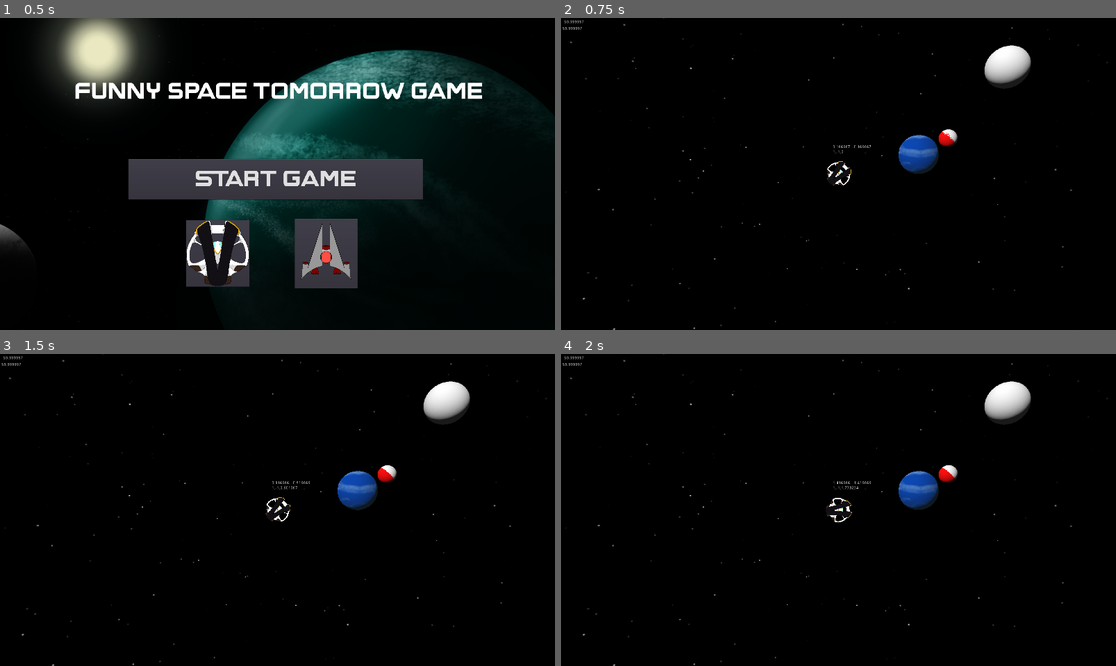
Above: before the commit, frames 1-4 (two rows, left to right).
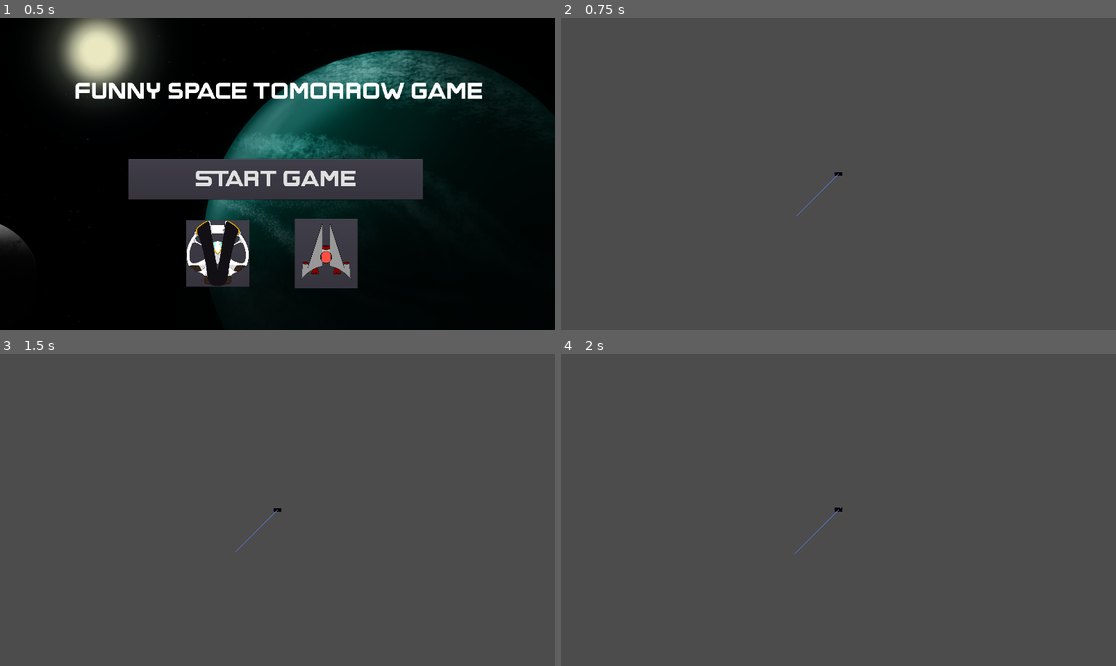
Above: after the commit, the same moments.

Repository: Muxed0/project_tomorrow
Game: Godot game, scene res://ui/main_menu/main_menu.tscn
The game is run twice, just before and just after one commit, with the same random seed, the same clock (stepped at 60 frames per second) and the same inputs.
Inputs:
- Up to frame 1 (0.5 s): no input
- Up to frame 2 (0.75 s): click "Start Game" at 0.5 s
- Up to frame 3 (1.5 s): tap Enter at 1.25 s; hold D (move_right) from 1.28 s (still down); hold C from 1.28 s (still down)
- Up to frame 4 (2 s): keep holding D (move_right); keep holding C

Frame 1 is identical in both runs. In frame 2, 100% of the frame differs, in the area x 0-100%, y 0-100%; in frame 3, 100%; in frame 4, 100%.
Error before the commit: Division By Zero in operator '/'. (res://world/battle/3d_cam.gd:47)
Error after the commit: Division By Zero in operator '/'. (res://world/battle/3d_cam.gd:44)

Commit message:
Proper yet janky implementation of 3D to 2D tracking

Diff:
--- /dev/null
+++ b/game/testing/debug_vector.gd
@@ -0,0 +1,4 @@
+extends Line2D
+
+func _process(delta):
+	set_point_position(0, $"../player_ship".position)
--- a/game/world/battle/3d_cam.gd
+++ b/game/world/battle/3d_cam.gd
@@ -1,6 +1,6 @@
 extends Camera
 
-export var SPEED_SCALE = 0.00001
+export var SPEED_SCALE = 100000
 
 var radius = 0
 var rot_speed = 0
@@ -25,15 +25,12 @@
 	radius = translation.z
 
 func _process(delta):
-	rot_speed = ship_data.ship_velocity.length()
-
 	#Y is the rotation axis,  Z is the velocity vector in 3D, mapped on the sphere
 	velocity_basis = transform.basis * Basis(Vector3(0,0,1),
 										Vector3(ship_data.ship_velocity.y, ship_data.ship_velocity.x, 0).normalized(),
 										Vector3(-ship_data.ship_velocity.x, ship_data.ship_velocity.y, 0).normalized())
-
-	if rot_speed != 0:
-		rotate(velocity_basis.y, rot_speed * SPEED_SCALE)
+	if ship_data.ship_velocity.length() != 0:
+		rotate(velocity_basis.y, ship_data.ship_velocity.length() / SPEED_SCALE)
 
 	translation.y = - radius * sin(rotation.x)
 	translation.x = radius * cos(rotation.x) * sin(rotation.y)
--- a/game/world/battle/battle_stage_1.gd
+++ b/game/world/battle/battle_stage_1.gd
@@ -2,6 +2,19 @@
 
 var player = 0
 var player_pos = Vector2(0,0)
+var p = 0
+var smo = Vector3(0,0,0)
+var smo2 = 0
+var whatever = Vector2(0,0)
+
+var entity_array = []
+
+func _input(event):
+	if Input.is_key_pressed(KEY_C):
+		if $player_cam.is_current():
+			$debug_2D.current = true
+		elif $debug_2D.is_current():
+			$player_cam.current = true
 
 func _ready():
 	player = get_node("player_ship")
@@ -14,8 +27,26 @@
 	var texture = $"3D_viewport".get_texture()
 	$background.texture = texture
 
+	if entity_array.size():
+		smo = $"3D_viewport/Spatial/3D_cam".translation - entity_array[0].translation
+		#print($"3D_viewport/Spatial/3D_cam".translation.length(),",",entity_array[0].translation.length())
+		#p = smo.length()/2 * asin(smo.length()/(2*7)) * delta * $"3D_viewport/Spatial/3D_cam".SPEED_SCALE
+		smo2 = smo.length()* delta * $"3D_viewport/Spatial/3D_cam".SPEED_SCALE
+		smo = $"3D_viewport/Spatial/3D_cam".transform.basis * smo
+		whatever = Vector2(smo.x,smo.y).normalized()
+		$debug_vector.set_point_position(1,$player_ship.position + Vector2(whatever.x * smo2, -whatever.y * smo2))
+		$Moon.position = $player_ship.position + Vector2(whatever.x * smo2, -whatever.y * smo2)
+		print(smo.length(),",",Vector2(whatever.x * smo2, -whatever.y * smo2))
+		#print($Moon.position)
+
+
 func _on_3D_cam_wrap_x():
 	$"3D_viewport/3D_scene/3D_cam".rotation.x = 0
 
 func _on_3D_cam_wrap_y():
 	$"3D_viewport/3D_scene/3D_cam".rotation.y = 0
+
+
+func _on_render_box_area_entered(area):
+	entity_array.append(area)
+	#print(entity_array[entity_array.size()-1]," ready to render! ", area.translation)
--- a/game/world/battle/battle_stage_1.tscn
+++ b/game/world/battle/battle_stage_1.tscn
@@ -11,33 +11,41 @@
 [ext_resource path="res://ui/global_label.gd" type="Script" id=9]
 [ext_resource path="res://world/places/3D_place_1.tscn" type="PackedScene" id=10]
 [ext_resource path="res://world/battle/moon01.png" type="Texture" id=11]
+[ext_resource path="res://testing/debug_vector.gd" type="Script" id=12]
 
-[sub_resource type="SphereMesh" id=4]
+[sub_resource type="SphereMesh" id=1]
 radius = 0.25
 height = 0.5
 
-[sub_resource type="CylinderShape" id=7]
+[sub_resource type="CylinderShape" id=2]
 radius = 7.0
-height = 0.3
+height = 14.0
 
-[sub_resource type="SpatialMaterial" id=1]
+[sub_resource type="SpatialMaterial" id=3]
 albedo_color = Color( 1, 0, 0, 1 )
 
-[sub_resource type="SphereMesh" id=2]
-material = SubResource( 1 )
+[sub_resource type="SphereMesh" id=4]
+material = SubResource( 3 )
 radius = 0.25
 height = 0.5
 
-[sub_resource type="CapsuleMesh" id=3]
+[sub_resource type="CapsuleMesh" id=5]
 radius = 0.1
 mid_height = 10.0
 
-[sub_resource type="CapsuleMesh" id=5]
+[sub_resource type="CapsuleMesh" id=6]
 radius = 0.1
 mid_height = 7.0
 
-[sub_resource type="CubeMesh" id=6]
+[sub_resource type="CubeMesh" id=7]
 size = Vector3( 0.1, 10, 10 )
+
+[sub_resource type="SphereMesh" id=8]
+radius = 7.0
+height = 14.0
+
+[sub_resource type="CircleShape2D" id=9]
+radius = 8000.0
 
 [node name="battle_stage_1" type="Node2D"]
 script = ExtResource( 3 )
@@ -55,44 +63,50 @@
 transform = Transform( 1, 0, 0, 0, 1, 0, 0, 0, 1, 0, 0, 7 )
 current = true
 script = ExtResource( 7 )
+SPEED_SCALE = 836850
 
 [node name="debug_spaceship" type="MeshInstance" parent="3D_viewport/Spatial/3D_cam"]
-mesh = SubResource( 4 )
+transform = Transform( 1, 0, 0, 0, 1, 0, 0, 0, 1, 0, 0, -0.71 )
+visible = false
+mesh = SubResource( 1 )
 material/0 = null
 
-[node name="render_plane" type="Area" parent="3D_viewport/Spatial/3D_cam"]
+[node name="render_box" type="Area" parent="3D_viewport/Spatial/3D_cam"]
 
-[node name="CollisionShape" type="CollisionShape" parent="3D_viewport/Spatial/3D_cam/render_plane"]
-transform = Transform( -4.37114e-08, -1, 0, 1, -4.37114e-08, 0, 0, 0, 1, 0, 0, -7 )
-shape = SubResource( 7 )
+[node name="render_box_shape" type="CollisionShape" parent="3D_viewport/Spatial/3D_cam/render_box"]
+transform = Transform( 1, 0, 0, 0, -4.37114e-08, -1, 0, 1, -4.37114e-08, 0, 0, 0 )
+shape = SubResource( 2 )
 
 [node name="3D_place_1" parent="3D_viewport/Spatial" instance=ExtResource( 10 )]
 
 [node name="debug_indicator" type="MeshInstance" parent="3D_viewport/Spatial"]
-mesh = SubResource( 2 )
+mesh = SubResource( 4 )
 material/0 = null
 
 [node name="debug_pill" type="MeshInstance" parent="3D_viewport/Spatial"]
 visible = false
-mesh = SubResource( 3 )
+mesh = SubResource( 5 )
 material/0 = null
 
 [node name="MeshInstance" type="MeshInstance" parent="3D_viewport/Spatial/debug_pill"]
 transform = Transform( 1, 0, 0, 0, 0, 1, 0, 1, 0, 0, 0, 0 )
-mesh = SubResource( 5 )
+mesh = SubResource( 6 )
 material/0 = null
 
 [node name="debug_cam" type="Camera" parent="3D_viewport/Spatial"]
-transform = Transform( 0.989249, 0, 0.146238, 0, 1, 0, -0.146238, 0, 0.989249, -1.82297, -1, 15.7113 )
-current = true
+transform = Transform( 0.682394, 0, 0.730985, 0, 1, 0, -0.730985, 0, 0.682394, 8.31535, 2.84622, 9.16289 )
 
 [node name="debug_plane" type="MeshInstance" parent="3D_viewport/Spatial"]
 visible = false
-mesh = SubResource( 6 )
+mesh = SubResource( 7 )
+material/0 = null
+
+[node name="debug_rail" type="MeshInstance" parent="3D_viewport/Spatial"]
+visible = false
+mesh = SubResource( 8 )
 material/0 = null
 
 [node name="player_cam" type="Camera2D" parent="."]
-current = true
 
 [node name="debug_ui" type="Control" parent="player_cam"]
 margin_right = 40.0
@@ -156,7 +170,22 @@
 position = Vector2( 2000, -2000 )
 texture = ExtResource( 11 )
 
+[node name="play_area" type="Area2D" parent="."]
+
+[node name="play_area_shape" type="CollisionShape2D" parent="play_area"]
+position = Vector2( 0, -7.55103 )
+shape = SubResource( 9 )
+
+[node name="debug_2D" type="Camera2D" parent="."]
+current = true
+zoom = Vector2( 100, 100 )
+
+[node name="debug_vector" type="Line2D" parent="."]
+points = PoolVector2Array( 0, 0, 0, 0 )
+script = ExtResource( 12 )
+
 [connection signal="wrap_x" from="3D_viewport/Spatial/3D_cam" to="player_ship" method="_on_3D_cam_wrap_x"]
 [connection signal="wrap_x" from="3D_viewport/Spatial/3D_cam" to="." method="_on_3D_cam_wrap_x"]
 [connection signal="wrap_y" from="3D_viewport/Spatial/3D_cam" to="player_ship" method="_on_3D_cam_wrap_y"]
 [connection signal="wrap_y" from="3D_viewport/Spatial/3D_cam" to="." method="_on_3D_cam_wrap_y"]
+[connection signal="area_entered" from="3D_viewport/Spatial/3D_cam/render_box" to="." method="_on_render_box_area_entered"]
--- a/game/world/places/3D_place_1.tscn
+++ b/game/world/places/3D_place_1.tscn
@@ -25,11 +25,24 @@
 ambient_light_sky_contribution = 0.99
 
 [sub_resource type="SphereMesh" id=5]
+radius = 0.25
+height = 0.5
+
+[sub_resource type="SphereShape" id=6]
+radius = 0.1
+
+[sub_resource type="SpatialMaterial" id=8]
+albedo_color = Color( 0, 0.0627451, 1, 1 )
+
+[sub_resource type="SphereMesh" id=7]
+material = SubResource( 8 )
+radius = 0.01
+height = 0.02
 
 [node name="3D_place_1" type="Spatial"]
 
 [node name="planet" type="MeshInstance" parent="."]
-mesh = SubResource( 1 )
+mesh = SubResource( 2 )
 material/0 = null
 
 [node name="stars_environment" type="WorldEnvironment" parent="."]
@@ -39,7 +52,17 @@
 transform = Transform( 0.864713, 0.235683, -0.443536, 0, 0.88307, 0.46924, 0.502266, -0.405758, 0.763603, 0, 0, 9.5475 )
 shadow_enabled = true
 
-[node name="moon" type="MeshInstance" parent="."]
-transform = Transform( 0.860964, 0.508666, 0, -0.508666, 0.860964, 0, 0, 0, 1, 4.25, 4.25, 0 )
+[node name="Area" type="Area" parent="."]
+transform = Transform( 1, 0, 0, 0, 1, 0, 0, 0, 1, 4.95, 4.95, 0 )
+
+[node name="moon" type="MeshInstance" parent="Area"]
 mesh = SubResource( 5 )
 material/0 = null
+
+[node name="CollisionShape" type="CollisionShape" parent="Area"]
+shape = SubResource( 6 )
+
+[node name="moon_core" type="MeshInstance" parent="Area"]
+transform = Transform( 1, 0, 0, 0, 1, 0, 0, 0, 1, -0.707, -0.707, 0 )
+mesh = SubResource( 7 )
+material/0 = null
Not shown: 1 places in game/world/battle/battle_stage_1.tscn that only renumber resources
Not shown: 2 places in game/world/places/3D_place_1.tscn that only renumber resources
